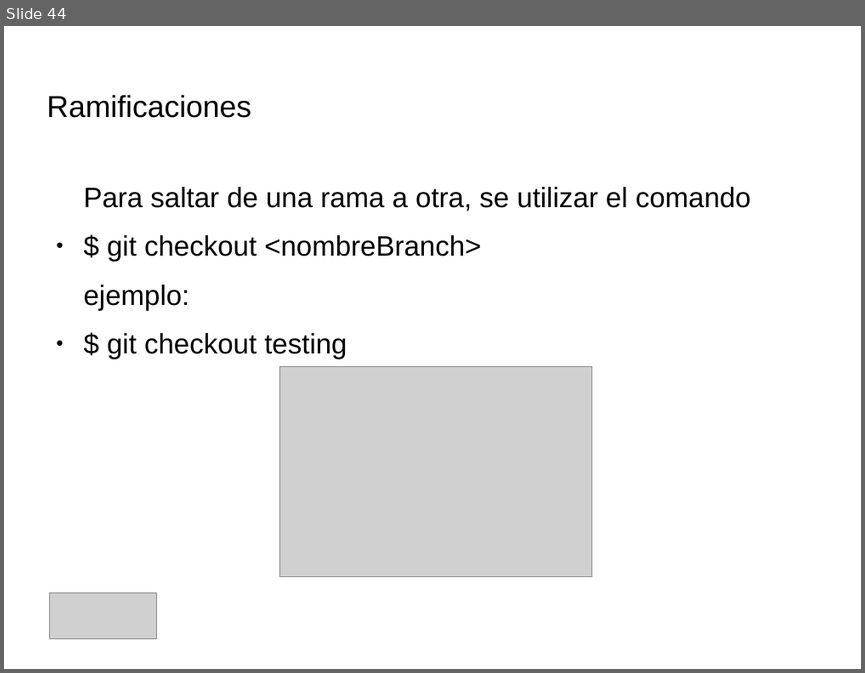
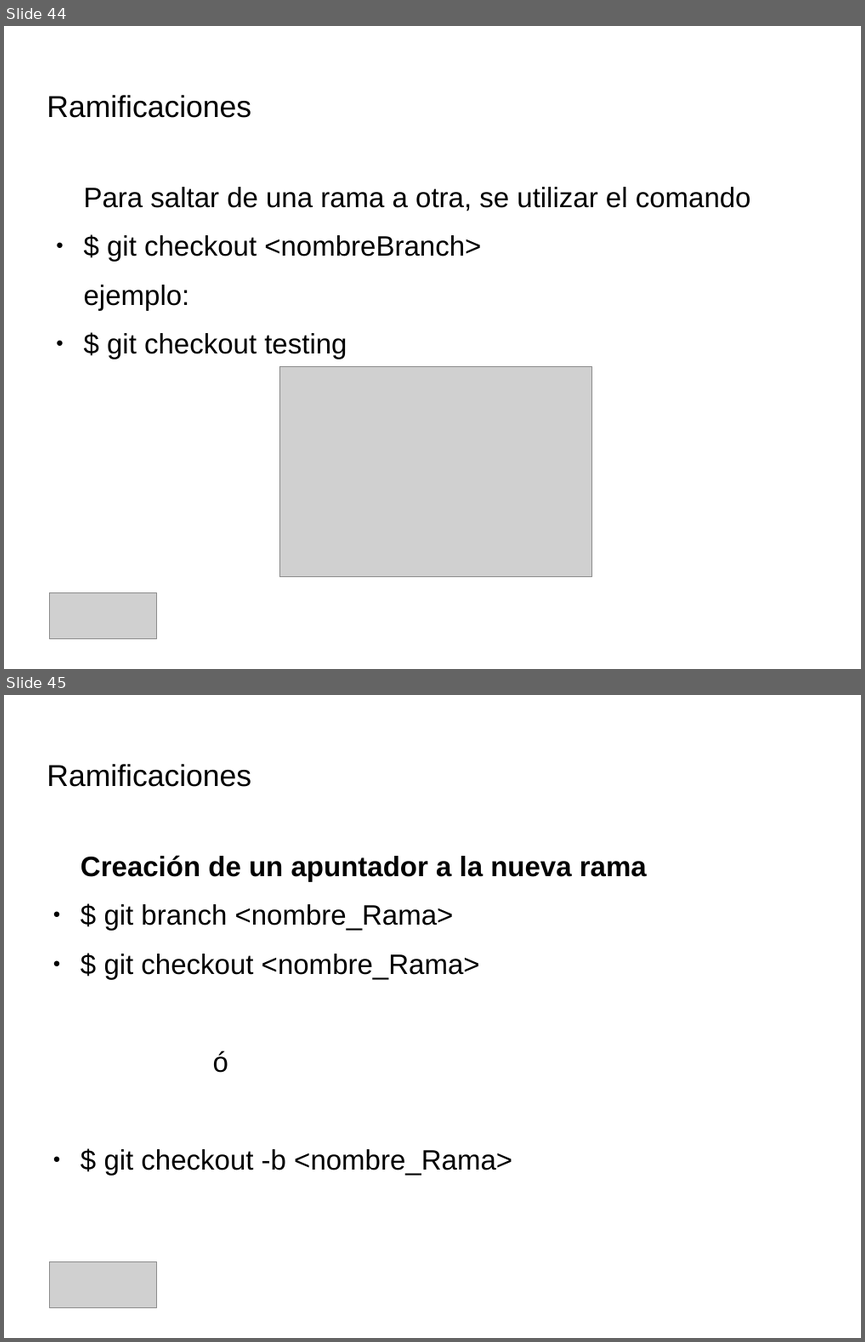
Before and after one commit to IllanPedro/Hardware, a slide deck: CursoGIT,GITHUB,SOURCETREE/Precentacion_Git.odp. Shown one above the other, each under a label of ours: slide 44 before the commit, slides 44 and 45 after it. The pictures are 865x673 and 865x1342 pixels, drawn with LibreOffice and Linux fonts; fonts in the diff are those of the drawing; grey boxes stand for pictures; background and template pictures are left out. Boxes give left, top, right and bottom in pixels: in the first picture for what was removed or moved away, otherwise in the second. Text is boxed around its words. In the diff, an @@ line names an element or a change of style, - is before the commit and + after.

```diff
--- a/CursoGIT,GITHUB,SOURCETREE/Precentacion_Git.odp
+++ b/CursoGIT,GITHUB,SOURCETREE/Precentacion_Git.odp
@@ slide 45 added at (4,695,861,1338), background picture (left out) @@
@@ title added at (46,764,251,787), 28 pt, text #000000 @@
+Ramificaciones
@@ text added at (80,855,647,1175), 26 pt, text #000000 @@
+Creación de un apuntador a la nueva rama
+● $ git branch <nombre_Rama>
+● $ git checkout <nombre_Rama>
+ó
+● $ git checkout -b <nombre_Rama>
@@ picture added at (50,1262,157,1309) @@
```
Also in this commit, not shown: 1 slide changed, 1 other slide added, 1 slide removed, 1 other file.
